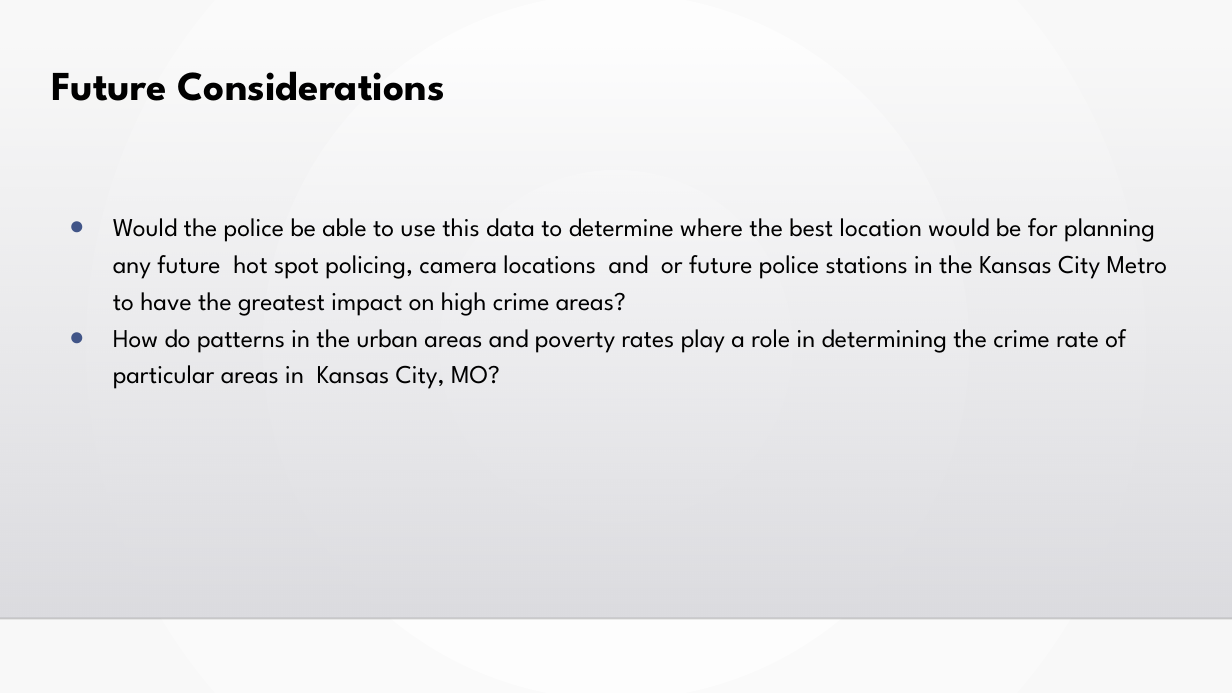
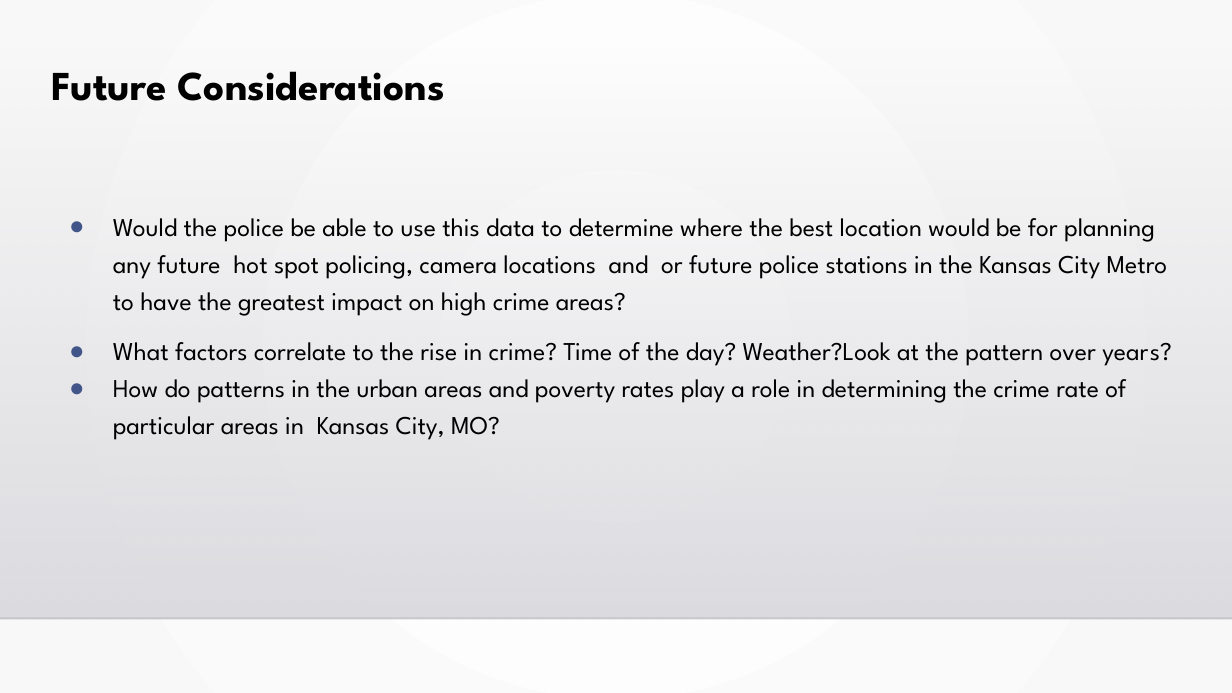
Before and after one commit to kanskris/kansas_crime_2018, a slide deck: slide 11 of Kansas City Crime Analysis.pptx. Drawn at 1232x693 pixels with LibreOffice and Linux fonts; fonts in the diff are those of the drawing; background and template pictures are left out. Boxes give left, top, right and bottom in pixels: in the first picture for what was removed or moved away, otherwise in the second. Text is boxed around its words. In the diff, an @@ line names an element or a change of style, - is before the commit and + after.

```diff
--- a/Kansas City Crime Analysis.pptx
+++ b/Kansas City Crime Analysis.pptx
@@ text at <box>113,342,1172,366</box>: paragraph added @@
+● What factors correlate to the rise in crime? Time of the day? Weather?Look at the pattern over years?
```
